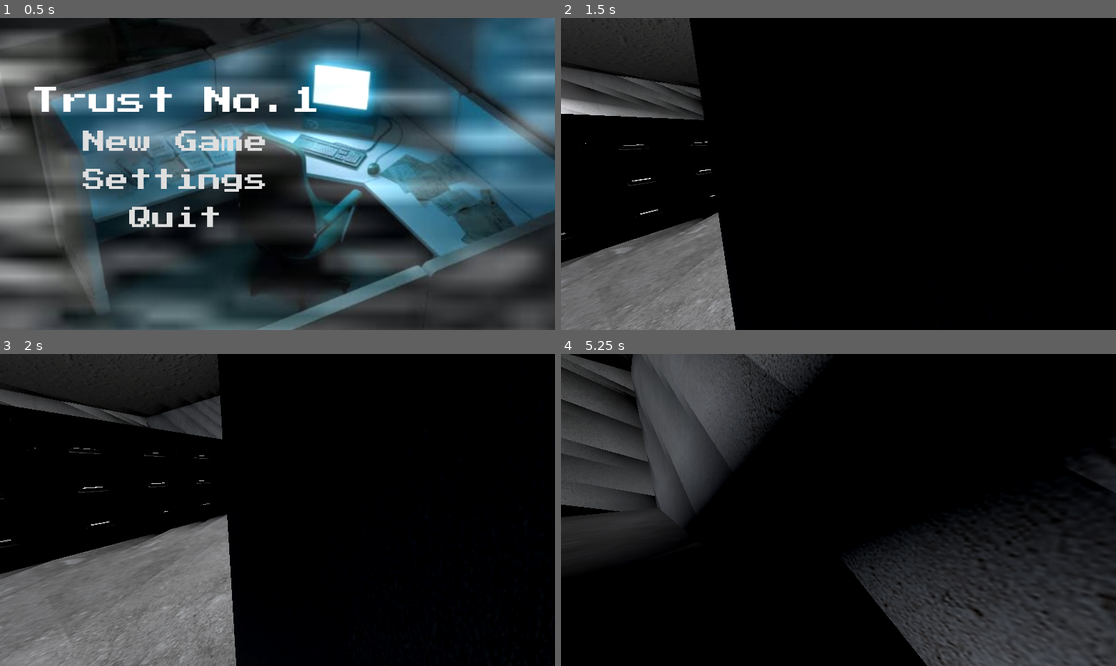
Above: before the commit, frames 1-4 (two rows, left to right).
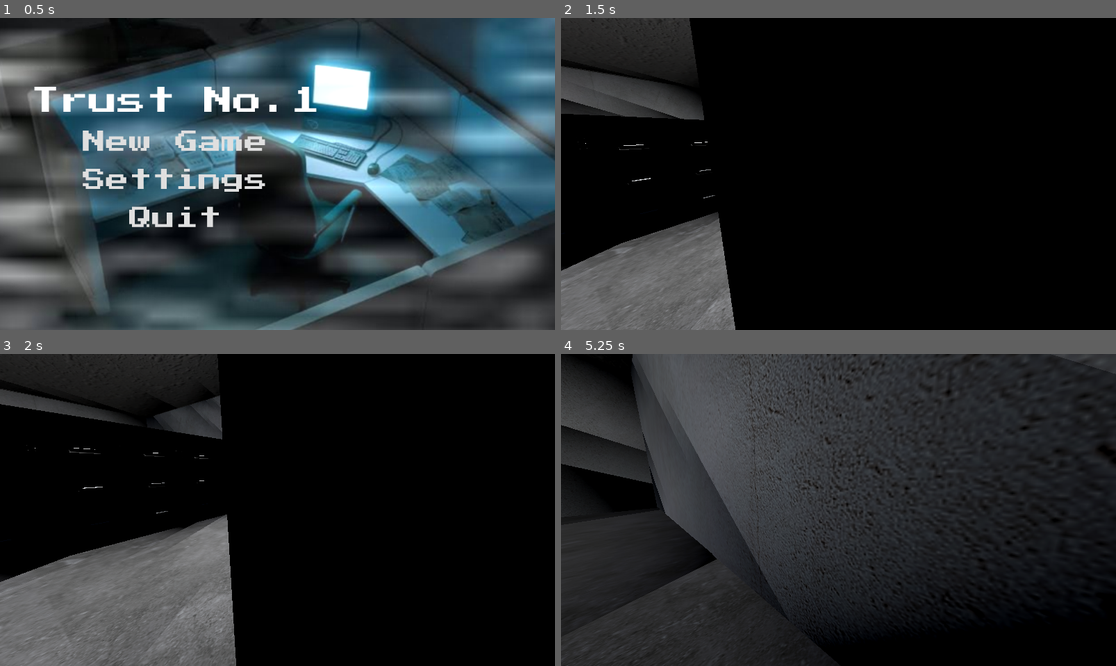
Above: after the commit, the same moments.

Repository: mitchglitchisdabestg/trust-no.-1game-jam
Game: Godot game, scene res://Scenes/main_menu/main_menu.tscn
Same seed, same stepped clock (60 frames per second), same inputs: the game is played once before the commit and once after it.
Inputs (mouse positions are in pixels of both pictures, inside the frame that each line leads up to):
- Up to frame 1 (0.5 s): no input
- Up to frame 2 (1.5 s): click "New Game" at 0.5 s; move the mouse to (866, 174) at 1.27 s; hold W (Up) from 1.28 s (still down); hold C (Crouch) from 1.28 s (still down)
- Up to frame 3 (2 s): keep holding W (Up); keep holding C (Crouch); tap Space (Jump) at 1.52 s
- Up to frame 4 (5.25 s): move the mouse to (810, 510) at 2.02 s; release C (Crouch) at 2.03 s; tap E (Interact) at 2.1, 5.1 s; tap Space (Jump) at 2.27, 3.77, 4.52 s; move the mouse to (849, 503) at 2.77 s; hold Ctrl (MouseLock) 2.78-3.53 s; move the mouse to (810, 572) at 3.52 s; tap Shift (Sprint) at 3.6 s; move the mouse to (1005, 556) at 4.27 s; release W (Up) at 4.28 s; hold C (Crouch) 4.28-5.03 s; hold A (Left) from 4.28 s (still down); move the mouse to (672, 463) at 5.02 s

Frame 1 is identical in both runs. In frame 2, 1.6% of the frame differs, in the area x 0-30%, y 18-100%; in frame 3, 1.2%; in frame 4, 69%, in the area x 0-100%, y 0-100%.

Commit message:
Finished off 99% of the map ,all thats left is too add models and stuff to make the map look less empty and make sure the puzzles and doors work

Diff:
--- a/Scenes/world/world.tscn
+++ b/Scenes/world/world.tscn
@@ -31,7 +31,7 @@
 [sub_resource type="StandardMaterial3D" id="StandardMaterial3D_futi2"]
 transparency = 1
 depth_draw_mode = 1
-albedo_color = Color(1, 1, 1, 0)
+albedo_color = Color(0.5019608, 1, 1, 0.44705883)
 
 [sub_resource type="StandardMaterial3D" id="StandardMaterial3D_gg7pb"]
 transparency = 1
@@ -1802,9 +1802,9 @@
 spot_angle = 86.41
 
 [node name="CSGBox3D203" type="CSGBox3D" parent="Map" unique_id=1934757889]
-transform = Transform3D(-0.016562432, -0.5586005, 6.951722e-09, -4.3034003e-08, 4.282553e-09, 0.99999976, -0.99986285, 0.009253052, -4.3155048e-08, -65.84413, 10.375817, 32.79722)
-use_collision = true
-size = Vector3(17.973036, 37.265053, 0.27563477)
+transform = Transform3D(-0.016562432, -0.5586005, 6.951722e-09, -4.3034003e-08, 4.282553e-09, 0.99999976, -0.99986285, 0.009253052, -4.3155048e-08, -65.85574, 10.375817, 32.096176)
+use_collision = true
+size = Vector3(19.375313, 37.265053, 0.27563477)
 material = ExtResource("9_5jrsn")
 
 [node name="CSGBox3D204" type="CSGBox3D" parent="Map" unique_id=1959385220]
@@ -2095,15 +2095,15 @@
 transform = Transform3D(0.19208115, 0, 0, 0, 0.21062797, 0, 0, 0, 0.22278494, 2.5453568, 0.18195927, 38.729267)
 
 [node name="CSGBox3D249" type="CSGBox3D" parent="Map" unique_id=58714863]
-transform = Transform3D(1, 0, 0, 0, 0.7139379, 0, 0, 0, 1, -69.37613, 12.51803, 33.03162)
-use_collision = true
-size = Vector3(13.75972, 5.5600586, 0.47729492)
+transform = Transform3D(1, 0, 0, 0, 0.7139379, 0, 0, 0, 1, -69.23689, 12.51803, 33.03162)
+use_collision = true
+size = Vector3(14.038185, 5.5600586, 0.47729492)
 material = ExtResource("17_w8o47")
 
 [node name="CSGBox3D250" type="CSGBox3D" parent="Map" unique_id=925269962]
-transform = Transform3D(1, 0, 0, 0, 0.7139379, 0, 0, 0, 1, -56.04457, 12.51803, 33.03162)
-use_collision = true
-size = Vector3(1.3305435, 5.5600586, 0.47729492)
+transform = Transform3D(1, 0, 0, 0, 0.7139379, 0, 0, 0, 1, -56.526634, 12.51803, 33.03162)
+use_collision = true
+size = Vector3(2.2946663, 5.5600586, 0.47729492)
 material = ExtResource("17_w8o47")
 
 [node name="office table2" parent="Map" unique_id=1078158700 instance=ExtResource("14_c3v03")]
@@ -2164,9 +2164,9 @@
 spot_angle = 86.41
 
 [node name="CSGBox3D257" type="CSGBox3D" parent="Map" unique_id=772023297]
-transform = Transform3D(-0.016562432, -0.5586005, 6.951722e-09, -4.3034003e-08, 4.282553e-09, 0.99999976, -0.99986285, 0.009253052, -4.3155048e-08, -65.95325, 14.404113, 34.978645)
-use_collision = true
-size = Vector3(25.112328, 36.609207, 0.27563477)
+transform = Transform3D(-0.016562432, -0.5586005, 6.951722e-09, -4.3034003e-08, 4.282553e-09, 0.99999976, -0.99986285, 0.009253052, -4.3155048e-08, -65.90965, 14.466918, 37.610798)
+use_collision = true
+size = Vector3(19.847301, 36.609207, 0.15002441)
 material = ExtResource("12_77064")
 
 [node name="SpotLight3D47" type="SpotLight3D" parent="Map" unique_id=1666593129]
@@ -2292,6 +2292,133 @@
 spot_range = 39.271
 spot_angle = 86.41
 
+[node name="CSGBox3D268" type="CSGBox3D" parent="Map" unique_id=344107917]
+transform = Transform3D(1, 0, 0, 0, 0.7139379, 0, 0, 0, 1, -70.246735, 12.555135, 48.145714)
+use_collision = true
+size = Vector3(0.8316622, 5.9231567, 1.097684)
+material = SubResource("StandardMaterial3D_7p775")
+
+[node name="SpotLight3D55" type="SpotLight3D" parent="Map" unique_id=1855925597]
+transform = Transform3D(1, 0, 0, 0, -0.048013028, 0.9988467, 0, -0.9988467, -0.048013028, -66.19971, 14.142275, 28.60886)
+light_energy = 3.973
+light_size = 0.045
+shadow_enabled = true
+spot_range = 39.271
+spot_angle = 86.41
+
+[node name="SpotLight3D56" type="SpotLight3D" parent="Map" unique_id=1314109564]
+transform = Transform3D(1, 0, 0, 0, -0.048013028, 0.9988467, 0, -0.9988467, -0.048013028, -60.078827, 14.540267, 34.041523)
+light_color = Color(0.7444264, 0.75623727, 0.9903256, 1)
+light_energy = 5.672
+light_size = 0.045
+spot_range = 39.271
+spot_angle = 86.41
+
+[node name="SpotLight3D57" type="SpotLight3D" parent="Map" unique_id=475673965]
+transform = Transform3D(1, 0, 0, 0, -0.048013028, 0.9988467, 0, -0.9988467, -0.048013028, -61.700577, 13.382969, 34.041523)
+light_color = Color(0, 0.88235295, 0.99215686, 1)
+light_energy = 2.274
+light_size = 0.045
+spot_range = 39.271
+spot_angle = 86.41
+
+[node name="Roof11" type="CSGBox3D" parent="Map" unique_id=119541006]
+transform = Transform3D(-0.014221767, -0.5057755, 0.42451543, 0.0066680177, 0.23713784, 0.9054206, -0.9998765, 0.008775341, 6.483861e-10, -68.7596, 11.818275, 25.847488)
+use_collision = true
+size = Vector3(3.8401723, 19.93581, 0.27563477)
+material = SubResource("StandardMaterial3D_futi2")
+
+[node name="CSGBox3D269" type="CSGBox3D" parent="Map" unique_id=1948220118]
+transform = Transform3D(1, 0, 0, 0, 0.7139379, 0, 0, 0, 1, -70.004196, 14.4742565, 30.186008)
+use_collision = true
+size = Vector3(12.50359, 11.040161, 5.0599976)
+material = ExtResource("17_w8o47")
+
+[node name="SpotLight3D58" type="SpotLight3D" parent="Map" unique_id=292177169]
+transform = Transform3D(1, 0, 0, 0, -0.048013028, 0.9988467, 0, -0.9988467, -0.048013028, -63.43666, 14.209583, 30.13649)
+light_color = Color(0.09177487, 0.6655139, 0.8409314, 1)
+light_energy = 5.672
+light_size = 0.045
+spot_range = 39.271
+spot_angle = 86.41
+
+[node name="SpotLight3D59" type="SpotLight3D" parent="Map" unique_id=652210593]
+transform = Transform3D(1, 0, 0, 0, -0.048013028, 0.9988467, 0, -0.9988467, -0.048013028, -76.03662, 17.752653, 25.253643)
+light_color = Color(2.117753e-06, 0.7291325, 0.27605376, 1)
+light_energy = 15.159
+light_size = 0.045
+spot_range = 39.271
+spot_angle = 86.41
+
+[node name="CSGBox3D270" type="CSGBox3D" parent="Map" unique_id=572305775]
+transform = Transform3D(0.016667217, 0.5585996, 4.370532e-08, -1.2776347e-15, -2.4420554e-08, 1, 0.9998611, -0.009311587, -7.2854345e-10, -66.1225, 10.418204, 25.863674)
+size = Vector3(3.2200894, 1.3636799, 0.32919312)
+material = ExtResource("10_pbr1s")
+
+[node name="CSGBox3D271" type="CSGBox3D" parent="Map" unique_id=778948463]
+transform = Transform3D(0.016667217, 0.5585996, 4.370532e-08, -1.2776347e-15, -2.4420554e-08, 1, 0.9998611, -0.009311587, -7.2854345e-10, -68.13086, 11.022797, 25.866577)
+size = Vector3(3.2200894, 1.9870157, 0.51185226)
+material = ExtResource("10_pbr1s")
+
+[node name="CSGBox3D272" type="CSGBox3D" parent="Map" unique_id=1489762810]
+transform = Transform3D(0.016667217, 0.5585996, 4.370532e-08, -1.2776347e-15, -2.4420554e-08, 1, 0.9998611, -0.009311587, -7.2854345e-10, -69.13527, 11.600697, 25.86536)
+size = Vector3(3.2200894, 1.7259297, 0.6283293)
+material = ExtResource("10_pbr1s")
+
+[node name="CSGBox3D273" type="CSGBox3D" parent="Map" unique_id=686356496]
+transform = Transform3D(0.016667217, 0.5585996, 4.370532e-08, -1.2776347e-15, -2.4420554e-08, 1, 0.9998611, -0.009311587, -7.2854345e-10, -70.11813, 12.170483, 25.866577)
+size = Vector3(3.2200894, 1.9870157, 0.51185226)
+material = ExtResource("10_pbr1s")
+
+[node name="CSGBox3D274" type="CSGBox3D" parent="Map" unique_id=1934026104]
+transform = Transform3D(0.016667217, 0.5585996, 4.370532e-08, -1.2776347e-15, -2.4420554e-08, 1, 0.9998611, -0.009311587, -7.2854345e-10, -71.212814, 12.556855, 25.866577)
+size = Vector3(3.2200894, 1.9870157, 0.51185226)
+material = ExtResource("10_pbr1s")
+
+[node name="CSGBox3D275" type="CSGBox3D" parent="Map" unique_id=438084835]
+transform = Transform3D(0.016667217, 0.5585996, 4.370532e-08, -1.2776347e-15, -2.4420554e-08, 1, 0.9998611, -0.009311587, -7.2854345e-10, -72.217224, 13.081188, 25.86536)
+size = Vector3(3.2200894, 1.7259297, 0.5211959)
+material = ExtResource("10_pbr1s")
+
+[node name="CSGBox3D276" type="CSGBox3D" parent="Map" unique_id=1901345619]
+transform = Transform3D(0.016667217, 0.5585996, 4.370532e-08, -1.2776347e-15, -2.4420554e-08, 1, 0.9998611, -0.009311587, -7.2854345e-10, -73.14746, 13.564864, 25.866577)
+size = Vector3(3.2200894, 1.9870157, 0.410223)
+material = ExtResource("10_pbr1s")
+
+[node name="CSGBox3D277" type="CSGBox3D" parent="Map" unique_id=1079998131]
+transform = Transform3D(0.016667217, 0.5585996, 4.370532e-08, -1.2776347e-15, -2.4420554e-08, 1, 0.9998611, -0.009311587, -7.2854345e-10, -74.899124, 13.970524, 25.87753)
+size = Vector3(3.2200894, 4.339211, 0.44879723)
+material = ExtResource("10_pbr1s")
+
+[node name="CSGBox3D281" type="CSGBox3D" parent="Map" unique_id=1185995918]
+transform = Transform3D(0.016667217, 0.5585996, 4.370532e-08, -1.2776347e-15, -2.4420554e-08, 1, 0.9998611, -0.009311587, -7.2854345e-10, -67.044876, 10.686612, 25.867035)
+size = Vector3(3.2200894, 2.0853047, 0.58307457)
+material = ExtResource("10_pbr1s")
+
+[node name="CSGBox3D282" type="CSGBox3D" parent="Map" unique_id=2079291873]
+transform = Transform3D(-0.016562432, -0.5586005, 6.951722e-09, -4.3034003e-08, 4.282553e-09, 0.99999976, -0.99986285, 0.009253052, -4.3155048e-08, -60.684814, 14.466918, 25.004799)
+use_collision = true
+size = Vector3(5.4274015, 18.329872, 0.15002441)
+material = ExtResource("12_77064")
+
+[node name="CSGBox3D283" type="CSGBox3D" parent="Map" unique_id=272542284]
+transform = Transform3D(-0.013001062, -0.43848538, 0.61953247, 0.010260933, 0.3460712, 0.78497094, -0.99986297, 0.009253054, -4.2969727e-08, -67.86578, 16.216137, 25.146389)
+use_collision = true
+size = Vector3(5.4274015, 10.0311985, 0.15002441)
+material = ExtResource("12_77064")
+
+[node name="CSGBox3D284" type="CSGBox3D" parent="Map" unique_id=500879155]
+transform = Transform3D(-0.016562432, -0.5586005, 6.951722e-09, -4.3034003e-08, 4.282553e-09, 0.99999976, -0.99986285, 0.009253052, -4.3155048e-08, -75.057175, 17.95385, 25.004799)
+use_collision = true
+size = Vector3(5.4274015, 18.329872, 0.15002441)
+material = ExtResource("12_77064")
+
+[node name="CSGBox3D278" type="CSGBox3D" parent="Map" unique_id=1338046660]
+transform = Transform3D(1, 0, 0, 0, 0.7139379, 0, 0, 0, 1, -70.004196, 14.390701, 23.334293)
+use_collision = true
+size = Vector3(12.50359, 10.806091, 1.812912)
+material = ExtResource("17_w8o47")
+
 [node name="Key Objects" type="Node3D" parent="." unique_id=1191396916]
 
 [node name="Door1" parent="Key Objects" unique_id=1235796359 instance=ExtResource("9_12diy")]
@@ -2316,6 +2443,14 @@
 transform = Transform3D(-0.85649234, 0, 0.5161598, 0, 1, 0, -0.5161598, 0, -0.85649234, -136.67151, 6.8391104, 51.641056)
 puzzle_scene = ExtResource("20_c3v03")
 door_ID_to_open = 1112
+
+[node name="Door3" parent="Key Objects" unique_id=522574859 instance=ExtResource("9_12diy")]
+transform = Transform3D(1.7265565, 0, 0, 0, 2.321127, 0, 0, 0, 1.5999999, -142.8814, 12.163199, 60.842266)
+door_ID = 1112
+
+[node name="Door4" parent="Key Objects" unique_id=971052306 instance=ExtResource("9_12diy")]
+transform = Transform3D(1.9535425, 0, 0, 0, 2.2580843, 0, 0, 0, 1.5999999, -129.99734, 12.364784, 46.08125)
+door_ID = 1113
 
 [node name="Prototyping" type="Node3D" parent="." unique_id=2096246784]
 
@@ -2461,7 +2596,7 @@
 size = Vector3(12.527718, 22.804806, 0.27563477)
 material = ExtResource("10_pbr1s")
 
-[node name="BaseDoor" parent="Prototyping" unique_id=522574859 instance=ExtResource("9_12diy")]
+[node name="BaseDoor" parent="Prototyping" unique_id=1618969736 instance=ExtResource("9_12diy")]
 transform = Transform3D(-0.061169423, 0, 1.5988303, 0, 1.6, 0, -1.5988303, 0, -0.061169423, 24.929708, 1.3676319, 4.0483756)
 door_ID = 1111
 
